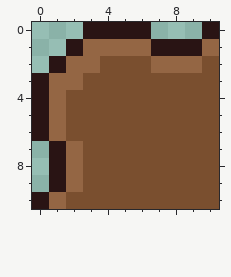
Pixel-art sprite, stored at public/ui/ui2_top_left.png. The first picture shows the starting point.
The file is 11x11 pixels.
New version:
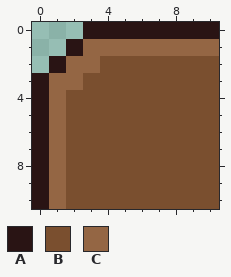
Palette (. is transparent): A #291414  B #7a4f2f  C #946644
Change:
There is now colour A in row 0 at x 7 to 9; in rows 7 to 9 at x 0.
The edit turns colour C into colour B in row 2 at x 7 to 9; in rows 7 to 9 at x 2.
The edit turns colour A into colour C in row 1 at x 7 to 9; in rows 7 to 9 at x 1.
